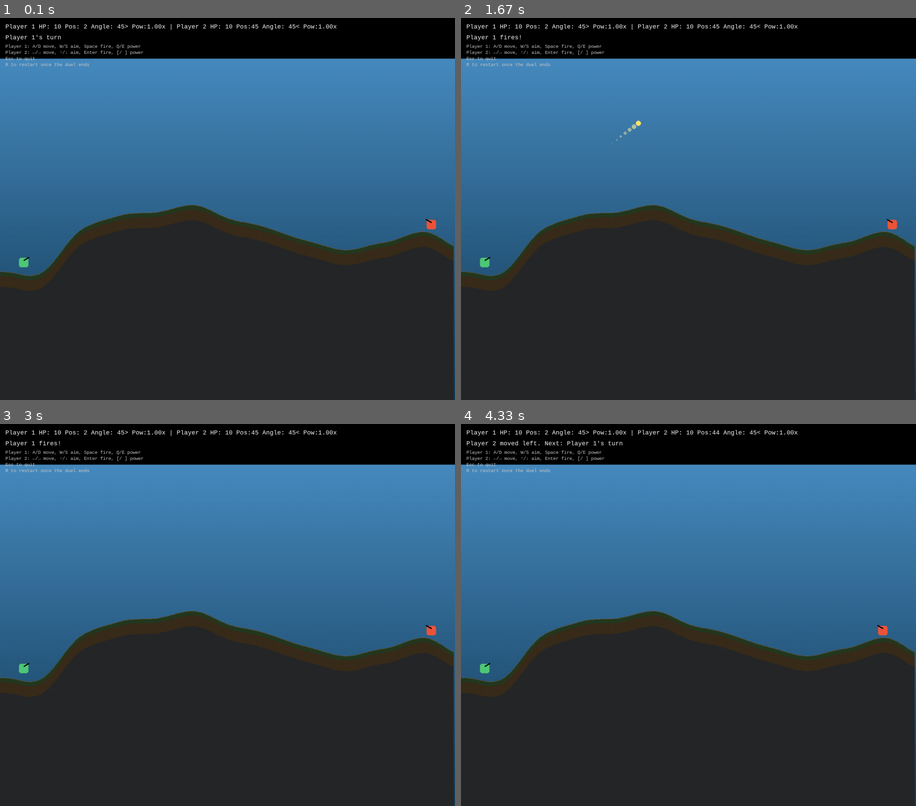
Above: before the commit, frames 1-4 (two rows, left to right).
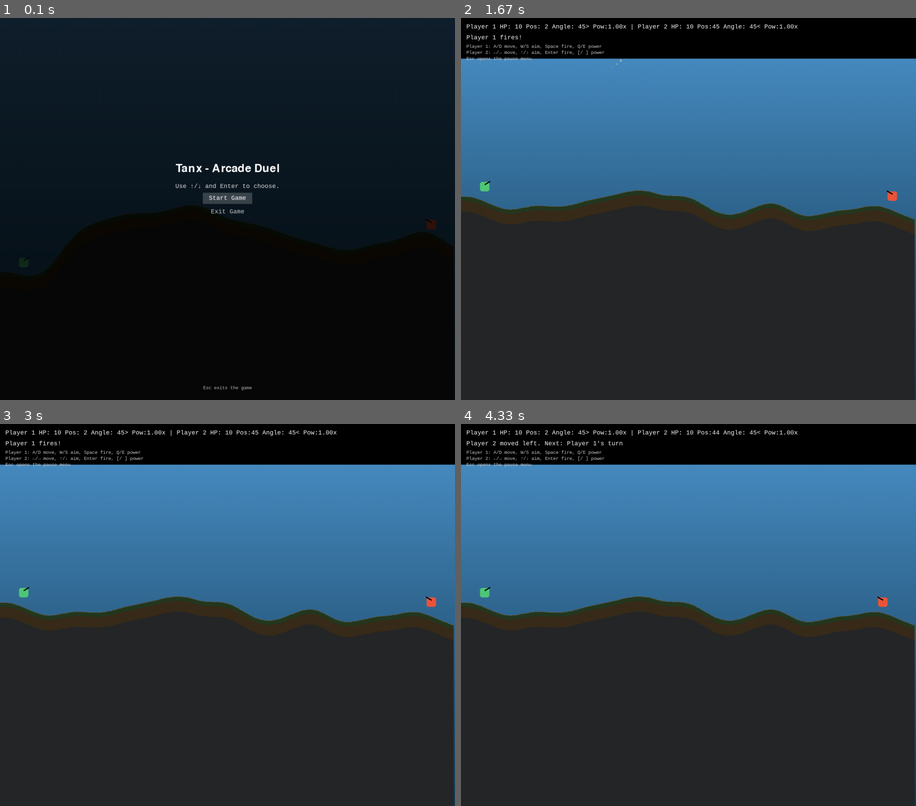
Above: after the commit, the same moments.

Repository: CKone/tanx-game
Game: pygame game, started from main.py
The game is run twice, just before and just after one commit, with the same random seed, the same clock (stepped at 60 frames per second) and the same inputs.
Inputs:
- Up to frame 1 (0.1 s): no input
- Up to frame 2 (1.67 s): tap Enter at 0.33 s; hold Space 0.67-1.13 s; hold D 0.67-1.13 s; tap Space at 1.17 s
- Up to frame 3 (3 s): no input
- Up to frame 4 (4.33 s): tap E at 3.63, 3.93 s; hold Left from 4.07 s (still down)

The runs differ from the first frame. In frame 1, 100% of the frame differs, in the area x 0-100%, y 0-100%; in frame 2, 8.1%; in frame 3, 8.0%; in frame 4, 8.0%.

Commit message:
Added Menu Structure

Diff:
--- a/tanx_game/pygame_game.py
+++ b/tanx_game/pygame_game.py
@@ -5,7 +5,7 @@
 import math
 import random
 from dataclasses import dataclass
-from typing import List, Optional, Tuple
+from typing import Callable, List, Optional, Tuple
 
 try:
     import pygame
@@ -76,50 +76,51 @@
         cell_size: int = 28,
         ui_height: int = 120,
         cheat_enabled: bool = False,
+        start_in_menu: bool = True,
     ) -> None:
         pygame.init()
         pygame.font.init()
 
-        self.logic = Game(player_one, player_two, terrain_settings, seed)
         self.cell_size = cell_size
         self.ui_height = ui_height
-        self.world_width = self.logic.world.width
-        self.world_height = self.logic.world.height
-
-        width = self.world_width * self.cell_size
-        height = self.world_height * self.cell_size + self.ui_height
-
-        self.screen = pygame.display.set_mode((width, height))
-        pygame.display.set_caption("Tanx - Arcade Duel")
+        self.cheat_enabled = cheat_enabled
+
+        self.font_small = pygame.font.SysFont("consolas", 16)
+        self.font_regular = pygame.font.SysFont("consolas", 20)
+        self.font_large = pygame.font.SysFont(None, 48)
 
         self.clock = pygame.time.Clock()
         self.running = True
-        self.current_player = 0
-        self.message = f"{self.logic.tanks[0].name}'s turn"
+
+        self.player_names = [player_one, player_two]
+
+        self.projectile_interval = 0.03
+        self.explosion_duration = 0.45
+        self.trail_duration = 0.25
+        self.particle_gravity = 18.0
+
+        self.menu_selection = 0
+        self.menu_title = "Tanx - Arcade Duel"
+        self.menu_message: Optional[str] = None
+        self.menu_options: List[tuple[str, Callable[[], None]]] = []
+        self.state = "main_menu" if start_in_menu else "playing"
+        self.active_menu: Optional[str] = "main_menu" if start_in_menu else None
+
+        self.screen = pygame.display.set_mode((640, 480))
+        pygame.display.set_caption("Tanx - Arcade Duel")
 
         self.projectile_result: Optional[ShotResult] = None
         self.projectile_index = 0
         self.projectile_timer = 0.0
-        self.projectile_interval = 0.03
         self.projectile_position: Optional[tuple[float, float]] = None
         self.active_shooter: Optional[Tank] = None
-
         self.explosions: List[Tuple[tuple[float, float], float, float]] = []
-        self.explosion_duration = 0.45
         self.trail_particles: List[Tuple[tuple[float, float], float]] = []
-        self.trail_duration = 0.25
         self.particles: List[Particle] = []
-        self.particle_gravity = 18.0
         self.debris: List[Debris] = []
-        self.cheat_enabled = cheat_enabled
         self.cheat_menu_visible = False
-
         self.winner: Optional[Tank] = None
         self.winner_delay = 0.0
-
-        self.font_small = pygame.font.SysFont("consolas", 16)
-        self.font_regular = pygame.font.SysFont("consolas", 20)
-        self.font_large = pygame.font.SysFont(None, 48)
 
         self.player_bindings = [
             KeyBindings(
@@ -149,6 +150,154 @@
         self.projectile_color = pygame.Color(255, 231, 97)
         self.crater_rim_color = pygame.Color(120, 93, 63)
 
+        self._setup_new_match(player_one, player_two, terrain_settings, seed)
+
+        if self.state == "main_menu":
+            self._activate_menu("main_menu")
+
+    def _setup_new_match(
+        self,
+        player_one: str,
+        player_two: str,
+        terrain_settings: Optional[TerrainSettings],
+        seed: Optional[int],
+    ) -> None:
+        self.logic = Game(player_one, player_two, terrain_settings, seed)
+        self.player_names = [player_one, player_two]
+        self._terrain_settings = self.logic.world.settings
+
+        self.world_width = self.logic.world.width
+        self.world_height = self.logic.world.height
+
+        width = self.world_width * self.cell_size
+        height = self.world_height * self.cell_size + self.ui_height
+        if self.screen.get_size() != (width, height):
+            self.screen = pygame.display.set_mode((width, height))
+        pygame.display.set_caption("Tanx - Arcade Duel")
+
+        self.current_player = 0
+        self.message = f"{self.logic.tanks[0].name}'s turn"
+
+        self.projectile_result = None
+        self.projectile_index = 0
+        self.projectile_timer = 0.0
+        self.projectile_position = None
+        self.active_shooter = None
+
+        self.explosions = []
+        self.trail_particles = []
+        self.particles = []
+        self.debris = []
+
+        self.winner = None
+        self.winner_delay = 0.0
+        self.cheat_menu_visible = False
+
+    def _clone_current_settings(self) -> TerrainSettings:
+        settings = self.logic.world.settings
+        return TerrainSettings(**vars(settings))
+
+    def _restart_match(self, *, start_in_menu: bool, message: Optional[str] = None) -> None:
+        settings = self._clone_current_settings()
+        self._setup_new_match(
+            self.player_names[0],
+            self.player_names[1],
+            settings,
+            settings.seed,
+        )
+        if start_in_menu:
+            self._activate_menu("main_menu", message=message)
+        else:
+            self.state = "playing"
+            self.active_menu = None
+            self.menu_message = None
+            if message:
+                self.message = message
+
+    def _activate_menu(self, name: str, message: Optional[str] = None) -> None:
+        self.active_menu = name
+        self.state = name
+        self.menu_selection = 0
+        self.menu_message = message
+        self.cheat_menu_visible = False
+
+        if name == "main_menu":
+            self.menu_title = "Tanx - Arcade Duel"
+            self.menu_options = [
+                ("Start Game", self._action_start_game),
+                ("Exit Game", self._action_exit_game),
+            ]
+        elif name == "pause_menu":
+            self.menu_title = "Pause"
+            self.menu_options = [
+                ("Resume Game", self._action_resume_game),
+                ("Abandon Game", self._action_abandon_game),
+            ]
+        elif name == "post_game_menu":
+            title = f"{self.winner.name} Wins!" if self.winner else "Game Over"
+            self.menu_title = title
+            self.menu_options = [
+                ("Start New Game", self._action_start_new_game),
+                ("Return to Start Menu", self._action_return_to_start_menu),
+            ]
+        else:
+            self.menu_title = "Tanx"
+            self.menu_options = []
+
+        if self.menu_message is None:
+            if name == "main_menu":
+                self.menu_message = "Use ↑/↓ and Enter to choose."
+            elif name == "pause_menu":
+                self.menu_message = "Game paused."
+            elif name == "post_game_menu":
+                self.menu_message = self.message
+
+    def _handle_menu_key(self, key: int) -> None:
+        if key == pygame.K_ESCAPE:
+            if self.state == "main_menu":
+                self._action_exit_game()
+            elif self.state == "pause_menu":
+                self._action_resume_game()
+            elif self.state == "post_game_menu":
+                self._action_return_to_start_menu()
+            return
+
+        if not self.menu_options:
+            return
+
+        if key in {pygame.K_UP, pygame.K_w}:
+            self.menu_selection = (self.menu_selection - 1) % len(self.menu_options)
+            return
+        if key in {pygame.K_DOWN, pygame.K_s}:
+            self.menu_selection = (self.menu_selection + 1) % len(self.menu_options)
+            return
+        if key in {pygame.K_RETURN, pygame.K_SPACE, pygame.K_KP_ENTER}:
+            _, action = self.menu_options[self.menu_selection]
+            action()
+
+    def _action_start_game(self) -> None:
+        self._restart_match(start_in_menu=False)
+
+    def _action_exit_game(self) -> None:
+        self.running = False
+
+    def _action_resume_game(self) -> None:
+        self.state = "playing"
+        self.active_menu = None
+        self.menu_message = None
+
+    def _action_abandon_game(self) -> None:
+        self._restart_match(start_in_menu=True, message="Game abandoned.")
+
+    def _action_start_new_game(self) -> None:
+        self._restart_match(start_in_menu=False)
+
+    def _action_return_to_start_menu(self) -> None:
+        victory_message = None
+        if self.winner:
+            victory_message = f"{self.winner.name} secured the round."
+        self._restart_match(start_in_menu=True, message=victory_message)
+
     # ------------------------------------------------------------------
     # Game Loop helpers
     def run(self) -> None:
@@ -169,8 +318,12 @@
                 self._handle_key(event.key)
 
     def _handle_key(self, key: int) -> None:
+        if self.state in {"main_menu", "pause_menu", "post_game_menu"}:
+            self._handle_menu_key(key)
+            return
+
         if self.cheat_enabled and key == pygame.K_F1:
-            if self._is_animating_projectile():
+            if self._is_animating_projectile() or self.winner:
                 return
             self.cheat_menu_visible = not self.cheat_menu_visible
             self.message = "Cheat console opened" if self.cheat_menu_visible else "Cheat console closed"
@@ -189,15 +342,18 @@
                 return
             return
 
-        if self.winner or self._is_animating_projectile():
+        if self._is_animating_projectile():
             if key == pygame.K_ESCAPE:
-                self.running = False
-            elif key in {pygame.K_r, pygame.K_F5} and self.winner:
-                self._reset()
+                self._activate_menu("pause_menu")
+            return
+
+        if self.winner:
+            if key == pygame.K_ESCAPE:
+                self._activate_menu("post_game_menu")
             return
 
         if key == pygame.K_ESCAPE:
-            self.running = False
+            self._activate_menu("pause_menu")
             return
 
         tank = self.logic.tanks[self.current_player]
@@ -244,6 +400,14 @@
         self._update_debris(dt)
         if self.winner and self.winner_delay > 0:
             self.winner_delay = max(0.0, self.winner_delay - dt)
+
+        if self.state != "playing":
+            return
+
+        if self.winner and self.winner_delay <= 0 and not self._is_animating_projectile():
+            self._activate_menu("post_game_menu", message=self.message)
+            return
+
         if not self._is_animating_projectile():
             return
         self.projectile_timer += dt
@@ -271,7 +435,10 @@
         if self.projectile_position:
             self._draw_projectile(self.projectile_position)
         self._draw_explosions()
-        self._draw_ui()
+        if self.state in {"playing", "pause_menu"}:
+            self._draw_ui()
+        if self.state in {"main_menu", "pause_menu", "post_game_menu"}:
+            self._draw_menu_overlay()
         pygame.display.flip()
 
     # ------------------------------------------------------------------
@@ -383,21 +550,6 @@
         else:
             self.winner_delay = 0.0
             self.message = f"Cheat console: {tank.name} detonated"
-    # ------------------------------------------------------------------
-    # Utilities
-    def _reset(self) -> None:
-        player_names = [tank.name for tank in self.logic.tanks]
-        settings = self.logic.world.settings
-        self.__init__(
-            player_one=player_names[0],
-            player_two=player_names[1],
-            terrain_settings=settings,
-            seed=settings.seed,
-            cell_size=self.cell_size,
-            ui_height=self.ui_height,
-            cheat_enabled=self.cheat_enabled,
-        )
-
     def _advance_turn(self) -> None:
         self.current_player = 1 - self.current_player
 
@@ -849,6 +1001,54 @@
             screen_y = y * self.cell_size + offset_y - radius
             self.screen.blit(overlay, (screen_x, screen_y))
 
+    def _draw_menu_overlay(self) -> None:
+        if self.state not in {"main_menu", "pause_menu", "post_game_menu"}:
+            return
+        alpha = 200 if self.state == "main_menu" else 160
+        overlay = pygame.Surface(self.screen.get_size(), pygame.SRCALPHA)
+        overlay.fill((0, 0, 0, alpha))
+        self.screen.blit(overlay, (0, 0))
+
+        center_x = self.screen.get_width() // 2
+        center_y = self.screen.get_height() // 2
+
+        title_surface = self.font_large.render(self.menu_title, True, pygame.Color("white"))
+        title_rect = title_surface.get_rect(center=(center_x, center_y - 120))
+        self.screen.blit(title_surface, title_rect)
+
+        if self.menu_message:
+            message_surface = self.font_regular.render(self.menu_message, True, pygame.Color(220, 220, 220))
+            message_rect = message_surface.get_rect(center=(center_x, title_rect.bottom + 36))
+            self.screen.blit(message_surface, message_rect)
+            options_start_y = message_rect.bottom + 24
+        else:
+            options_start_y = title_rect.bottom + 32
+
+        for idx, (label, _) in enumerate(self.menu_options):
+            is_selected = idx == self.menu_selection
+            color = pygame.Color("white") if is_selected else pygame.Color(200, 200, 200)
+            text_surface = self.font_regular.render(label, True, color)
+            text_rect = text_surface.get_rect(center=(center_x, options_start_y + idx * 40))
+            if is_selected:
+                highlight = pygame.Surface((text_rect.width + 36, text_rect.height + 12), pygame.SRCALPHA)
+                highlight.fill((255, 255, 255, 50))
+                highlight_rect = highlight.get_rect(center=text_rect.center)
+                self.screen.blit(highlight, highlight_rect)
+            self.screen.blit(text_surface, text_rect)
+
+        footer_text = None
+        if self.state == "main_menu":
+            footer_text = "Esc exits the game"
+        elif self.state == "pause_menu":
+            footer_text = "Esc resumes"
+        elif self.state == "post_game_menu":
+            footer_text = "Esc returns to the start menu"
+
+        if footer_text:
+            footer_surface = self.font_small.render(footer_text, True, pygame.Color(180, 180, 180))
+            footer_rect = footer_surface.get_rect(center=(center_x, self.screen.get_height() - 36))
+            self.screen.blit(footer_surface, footer_rect)
+
     def _draw_ui(self) -> None:
         tank_panel = " | ".join(tank.info_line() for tank in self.logic.tanks)
         panel_surface = self.font_regular.render(tank_panel, True, pygame.Color("white"))
@@ -863,30 +1063,15 @@
         instructions = [
             "Player 1: A/D move, W/S aim, Space fire, Q/E power",
             "Player 2: ←/→ move, ↑/↓ aim, Enter fire, [/ ] power",
-            "Esc to quit",
-            "R to restart once the duel ends",
+            "Esc opens the pause menu",
         ]
         if self.cheat_enabled:
-            instructions.append("F1: open cheat console")
+            instructions.append("F1 toggles the cheat console")
         for idx, line in enumerate(instructions):
             text_surface = self.font_small.render(line, True, pygame.Color(200, 200, 200))
             self.screen.blit(text_surface, (16, 76 + idx * 18))
 
-        if self.winner:
-            if self.winner_delay <= 0:
-                overlay = pygame.Surface(self.screen.get_size(), pygame.SRCALPHA)
-                overlay.fill((0, 0, 0, 140))
-                self.screen.blit(overlay, (0, 0))
-                win_text = f"{self.winner.name} Wins!"
-                text_surface = self.font_large.render(win_text, True, pygame.Color("white"))
-                rect = text_surface.get_rect(center=(self.screen.get_width() / 2, self.ui_height / 2))
-                self.screen.blit(text_surface, rect)
-                prompt_surface = self.font_regular.render("Press R to restart or Esc to quit", True, pygame.Color("white"))
-                prompt_rect = prompt_surface.get_rect(
-                    center=(self.screen.get_width() / 2, self.ui_height / 2 + 48)
-                )
-                self.screen.blit(prompt_surface, prompt_rect)
-        elif self.cheat_enabled and self.cheat_menu_visible:
+        if self.cheat_enabled and self.cheat_menu_visible:
             overlay = pygame.Surface(self.screen.get_size(), pygame.SRCALPHA)
             overlay.fill((0, 0, 0, 180))
             self.screen.blit(overlay, (0, 0))
